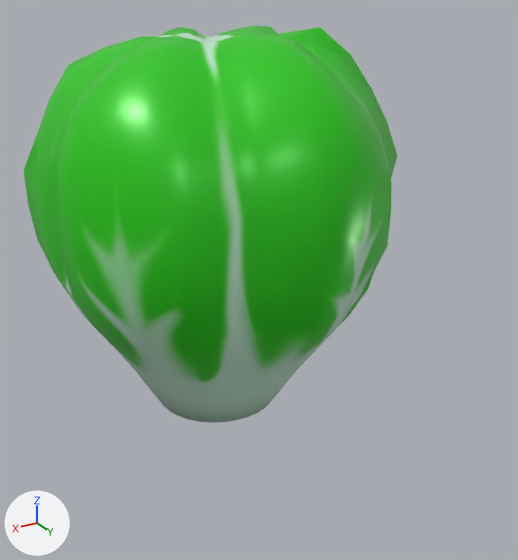
One commit to the Blender file Assets/Art/Models/Lettuce Slice/lettuceslice.blend: the scene before it, then after it.
Camera for both pictures: a 50 mm camera at (1.29, 4.7, 1.82) aimed at (-0.07, 2.43, 0.69). The axes (+X, +Y, +Z) are drawn at lower left. The lights are the same throughout. The picture after the commit comes second.
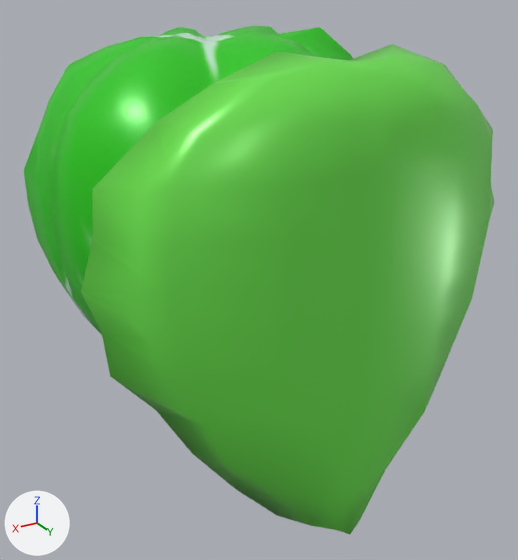
The newer file is also turned or shifted as a whole; pictures and numbers use the older file's frame.

Changed parts and their boxes (x1, y1, x2, y2) in the pictures (518 x 560 px):
'Cube', added (green)
    after: (81, 44, 494, 534)
'Sphere', unchanged, covered by the edit
    before: (24, 25, 397, 423)
    after: (24, 25, 353, 335)

What changed in the scene script:
```text
Add mat_material:
    mat_material = principled_material('Material')
    mat_material.base_color = (0.161, 0.8, 0.0824)  # green #70e751
    mat_material.metallic = 0.0955
    mat_material.roughness = 0.339
Add me_cube_002:
    me_cube_002.from_pydata(...)  # 138 vertices, 136 faces; spans x -0.79..0.79, y -0.22..0.07, z 0.0..1.62
    me_cube_002.polygons.foreach_set('use_smooth', [True] * 136)
    me_cube_002.materials.append(mat_material)  # green #70e751
Add ob_cube:
    ob_cube = bpy.data.objects.new('Cube', me_cube_002)
    ob_cube.location = (0.0, 3.138, 0.0)
```
